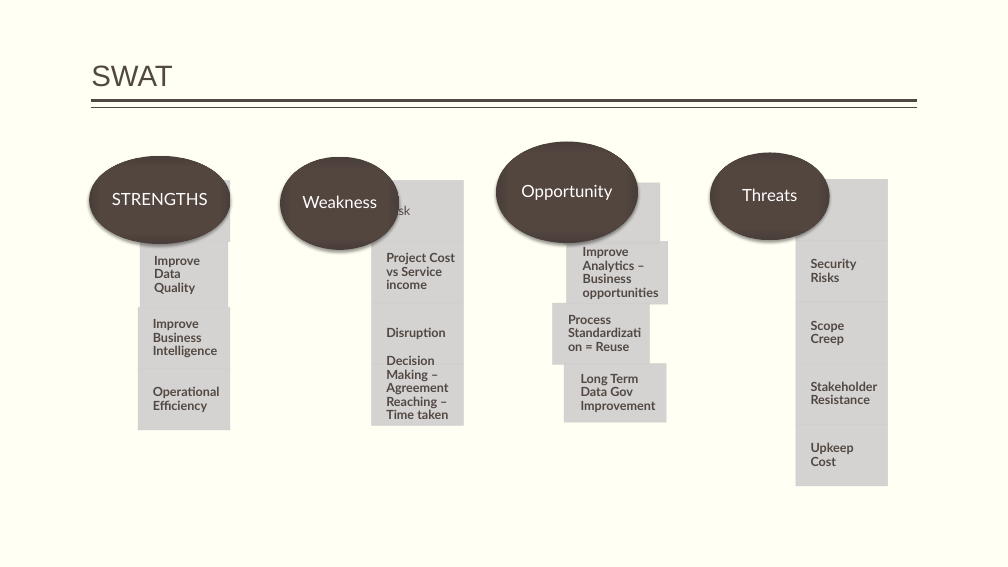
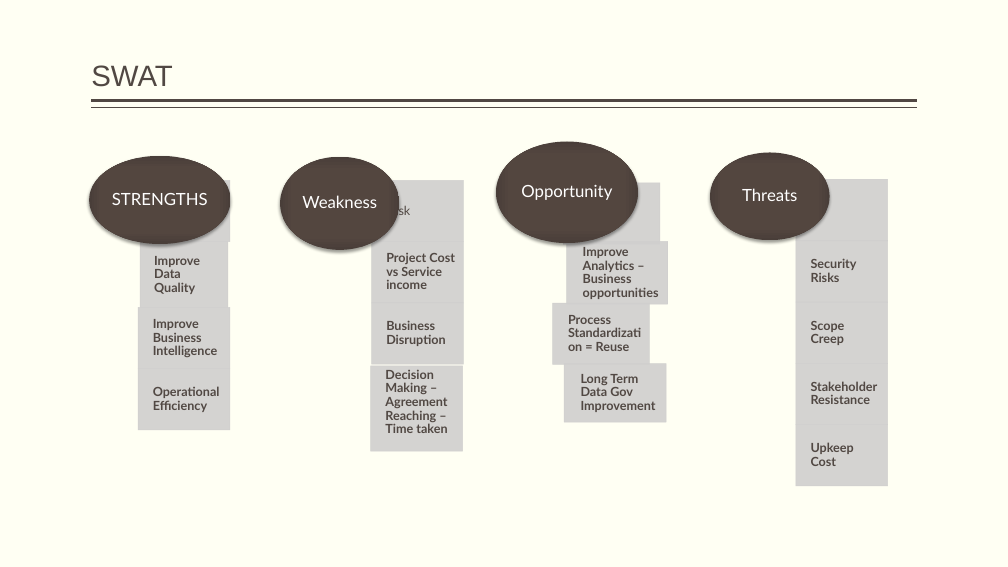
Before and after one commit to as-az01/QA-ProductDevDM05, a slide deck: slide 8 of LibrarySystemValidation.pptx. Drawn at 1008x567 pixels with LibreOffice and Linux fonts; fonts in the diff are those of the drawing. Boxes give left, top, right and bottom in pixels: in the first picture for what was removed or moved away, otherwise in the second. Text is boxed around its words. In the diff, an @@ line names an element or a change of style, - is before the commit and + after.

```diff
--- a/LibrarySystemValidation.pptx
+++ b/LibrarySystemValidation.pptx
@@ text at bbox=[386, 321, 445, 346]: text changed @@
-Disruption
+Business Disruption
@@ rectangle: place and size @@
-rectangle at bbox=[371, 364, 464, 426]
+rectangle at bbox=[371, 366, 463, 451]
@@ text "Decision Making – Agreement Reaching ...": place and size @@
-text "Decision Making – Agreement Reaching ..." at bbox=[386, 356, 448, 419]
+text "Decision Making – Agreement Reaching ..." at bbox=[385, 370, 447, 433]
```
Also in this commit, not shown: 4 other slides changed.
